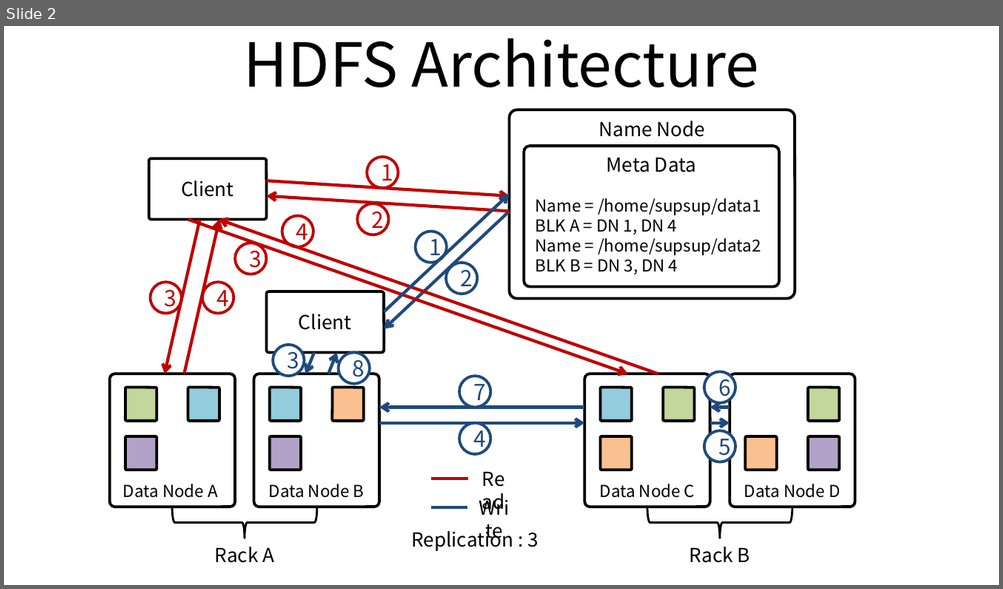
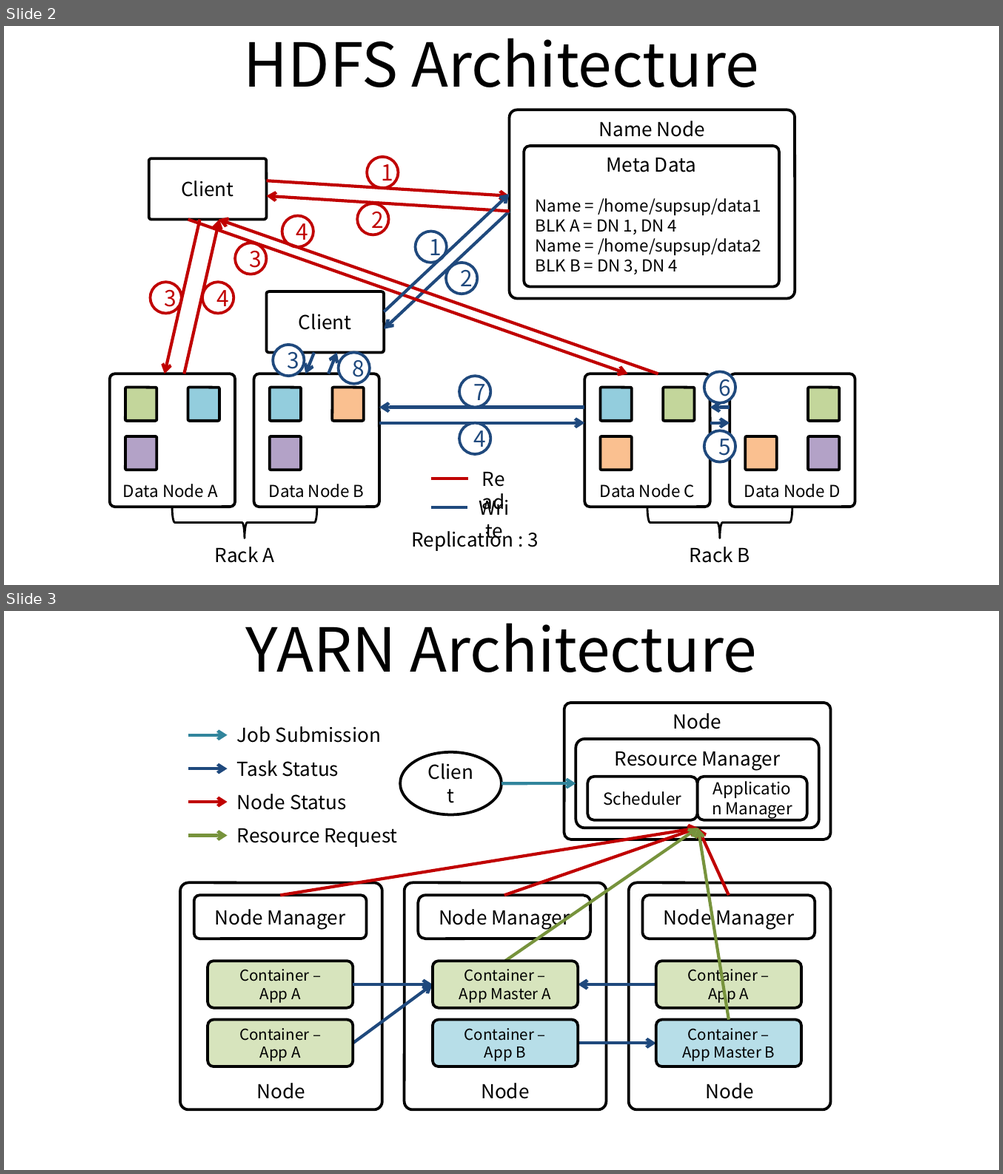
Before and after one commit to ssup2/blog-old, a slide deck: images/theory_analysis/Hadoop/Hadoop.pptx. Shown one above the other, each under a label of ours: slide 2 before the commit, slides 2 and 3 after it. The pictures are 1003x589 and 1003x1174 pixels, drawn with LibreOffice and Linux fonts; fonts in the diff are those of the drawing. Boxes give left, top, right and bottom in pixels: in the first picture for what was removed or moved away, otherwise in the second. Text is boxed around its words. In the diff, an @@ line names an element or a change of style, - is before the commit and + after.

```diff
--- a/images/theory_analysis/Hadoop/Hadoop.pptx
+++ b/images/theory_analysis/Hadoop/Hadoop.pptx
@@ slide 3 added at <box>4,611,999,1170</box>, background #FFFFFF @@
@@ title added at <box>245,623,757,672</box>, 44 pt, text #000000 @@
+YARN Architecture
@@ rounded rectangle added at <box>564,703,831,840</box>, fill #FFFFFF, outline #000000 2 pt, 14 pt, text #000000 @@
+Node
@@ rounded rectangle added at <box>576,739,819,829</box>, fill #FFFFFF, outline #000000 2 pt, 14 pt, text #000000 @@
+Resource Manager
@@ ellipse added at <box>400,752,501,815</box>, fill #FFFFFF, outline #000000 2 pt, 14 pt, text #000000 @@
+Client
@@ arrow added from (501, 784) to (576, 783), #31859C 2.25 pt @@
@@ rounded rectangle added at <box>588,777,697,821</box>, fill #FFFFFF, outline #000000 2 pt, 12 pt, text #000000 @@
+Scheduler
@@ rounded rectangle added at <box>697,777,807,821</box>, fill #FFFFFF, outline #000000 2 pt, 12 pt, text #000000 @@
+Application Manager
@@ group added at <box>188,726,398,847</box>: 4 arrows, 4 texts @@
+Job Submission
+Task Status
+Node Status
+Resource Request
@@ arrow added from (281, 895) to (698, 828), #C00000 2.25 pt @@
@@ arrow added from (504, 895) to (698, 828), #C00000 2.25 pt @@
@@ arrow added from (505, 961) to (698, 828), #77933C 2.25 pt @@
@@ arrow added from (728, 895) to (698, 828), #C00000 2.25 pt @@
@@ arrow added from (728, 1019) to (698, 828), #77933C 2.25 pt @@
@@ rounded rectangle added at <box>180,883,382,1109</box>, fill #FFFFFF, outline #000000 2 pt, 14 pt, text #000000 @@
+Node
@@ rounded rectangle added at <box>194,895,366,940</box>, fill #FFFFFF, outline #000000 2 pt, 14 pt, text #000000 @@
+Node Manager
@@ rounded rectangle added at <box>404,883,606,1109</box>, fill #FFFFFF, outline #000000 2 pt, 14 pt, text #000000 @@
+Node
@@ rounded rectangle added at <box>418,895,590,940</box>, fill #FFFFFF, outline #000000 2 pt, 14 pt, text #000000 @@
+Node Manager
@@ rounded rectangle added at <box>629,883,831,1109</box>, fill #FFFFFF, outline #000000 2 pt, 14 pt, text #000000 @@
+Node
@@ rounded rectangle added at <box>643,895,814,940</box>, fill #FFFFFF, outline #000000 2 pt, 14 pt, text #000000 @@
+Node Manager
@@ rounded rectangle added at <box>208,961,353,1008</box>, fill #D7E4BD, outline #000000 2 pt, 11 pt, text #000000 @@
+Container –
+App A
@@ rounded rectangle added at <box>432,961,578,1008</box>, fill #D7E4BD, outline #000000 2 pt, 11 pt, text #000000 @@
+Container –
+App Master A
@@ rounded rectangle added at <box>655,961,801,1008</box>, fill #D7E4BD, outline #000000 2 pt, 11 pt, text #000000 @@
+Container –
+App A
@@ arrow added from (353, 985) to (432, 985), #1F497D 2.25 pt @@
@@ arrow added from (353, 1044) to (432, 985), #1F497D 2.25 pt @@
@@ arrow added from (655, 985) to (578, 985), #1F497D 2.25 pt @@
@@ rounded rectangle added at <box>208,1019,353,1067</box>, fill #D7E4BD, outline #000000 2 pt, 11 pt, text #000000 @@
+Container –
+App A
@@ rounded rectangle added at <box>432,1019,578,1067</box>, fill #B7DEE8, outline #000000 2 pt, 11 pt, text #000000 @@
+Container –
+App B
@@ rounded rectangle added at <box>655,1019,801,1067</box>, fill #B7DEE8, outline #000000 2 pt, 11 pt, text #000000 @@
+Container –
+App Master B
@@ arrow added from (578, 1044) to (655, 1044), #1F497D 2.25 pt @@
```
Also in this commit, not shown: 1 slide changed, 3 other slides added, 3 other files.
